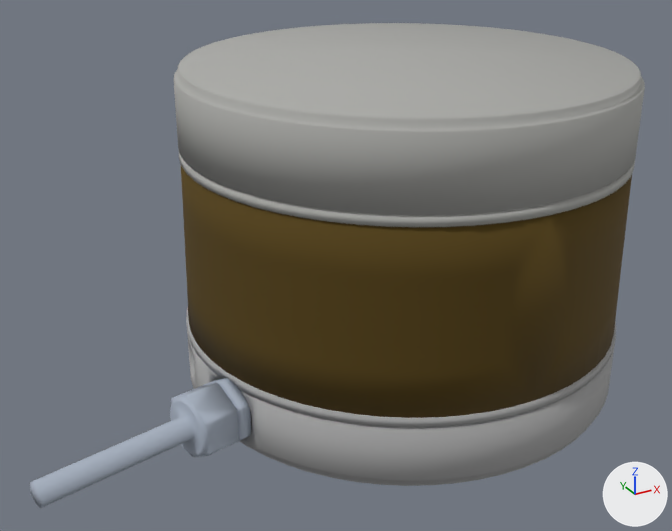
Before and after pictures for a commit that changed the COLLADA model rs16/src/rs16_description/meshes/rs16.dae.
The view is the same before and after, from a 50 mm lens placed at (-0.1192, -0.183, 0.124), pointed at (-0.0207, -0.0039, 0.0344). The axes (+X, +Y, +Z) are drawn at lower right. The lights are the same throughout. The picture after the commit comes second.

Objects in the first picture: 'cap', 'gland', 'housing', 'window'.
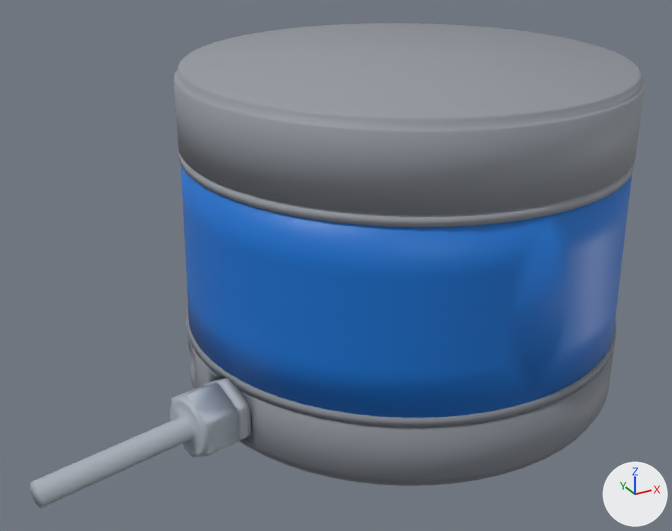
Where the change shows, as pixel boxes (x1, y1, x2, y2) in the pictures (672 x 531 px):
'cap', recoloured
    both: (174, 23, 645, 227)
'window', recoloured, surface changed (brown to blue)
    both: (181, 166, 632, 418)
'housing', recoloured
    both: (186, 308, 616, 486)

What changed in the scene script:
```text
Change mat_housing:
    mat_housing.base_color: (0.368, 0.368, 0.368) -> (0.214, 0.233, 0.263)  # grey #a3a3a3 -> grey #7f858c
Change mat_cap:
    mat_cap.base_color: (0.405, 0.406, 0.387) -> (0.296, 0.319, 0.355)  # grey #ababa7 -> grey #9499a1
Change mat_window:
    mat_window.base_color: (0.089, 0.0509, 0.0) -> (0.00394, 0.171, 0.638)  # brown #544000 -> blue #0d73d1
    mat_window.roughness: 0.9 -> 0.47
```
